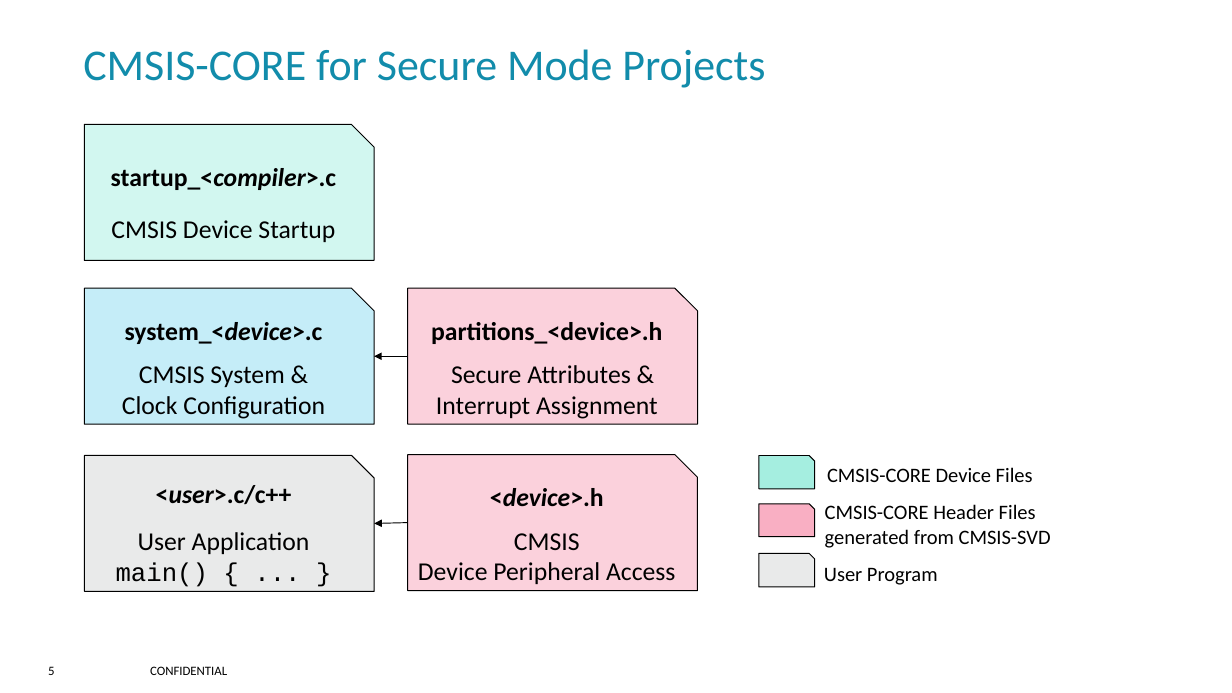
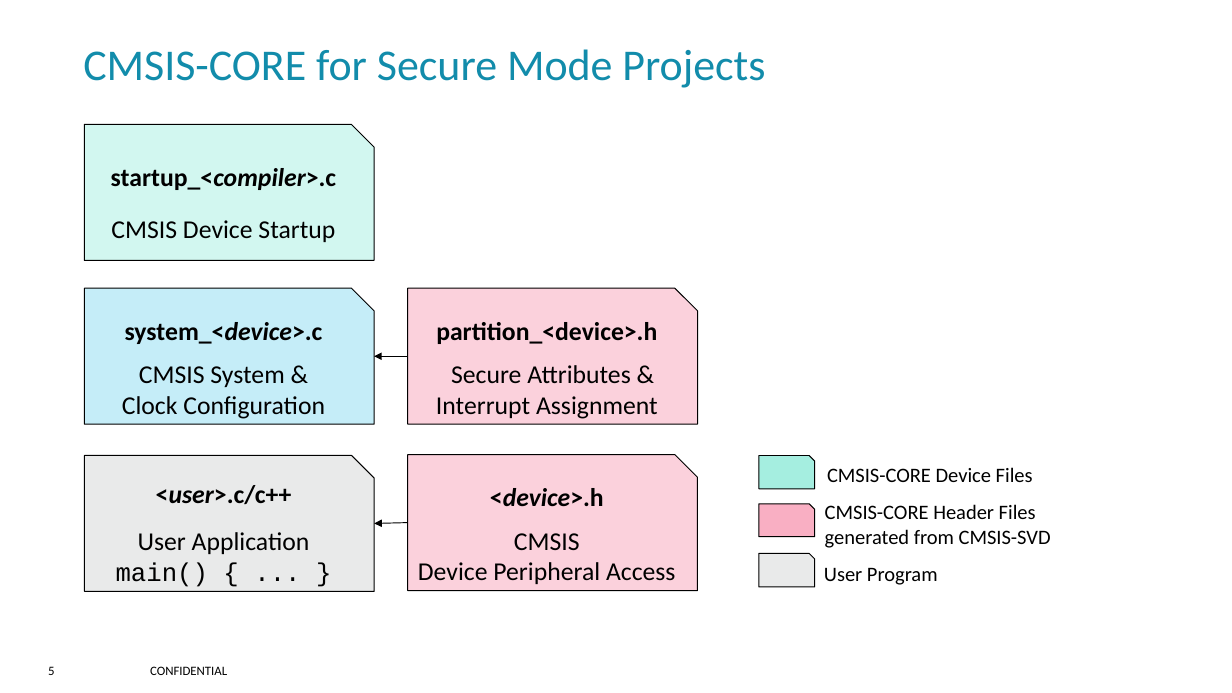
Before and after one commit to JonatanAntoni/CMSIS_6, a slide deck: slide 5 of doxygen/core_m/src/images/ARMv8-M_images.pptx. Drawn at 1232x693 pixels with LibreOffice and Linux fonts; fonts in the diff are those of the drawing; background and template pictures are left out. Boxes give left, top, right and bottom in pixels: in the first picture for what was removed or moved away, otherwise in the second. Text is boxed around its words. In the diff, an @@ line names an element or a change of style, - is before the commit and + after.

Commit message:
Updated cMSIS Core (Using TrustZone) documentation.

```diff
--- a/doxygen/core_m/src/images/ARMv8-M_images.pptx
+++ b/doxygen/core_m/src/images/ARMv8-M_images.pptx
@@ text in snip rect at bbox=[436, 322, 658, 419]: text changed @@
-partitions_<device>.h
-Secure Attributes &
-Interrupt Assignment
+partition_<device>.h
+Secure Attributes &
+Interrupt Assignment
```
Also in this commit, not shown: 2 other files.
